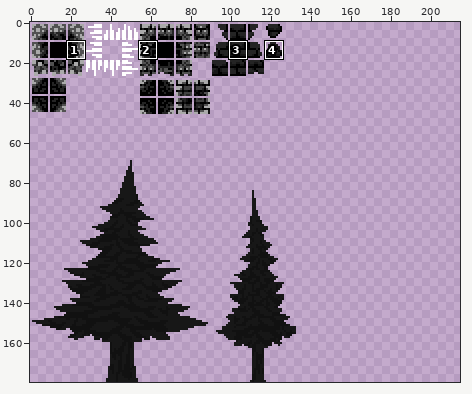
Two states of a sprite sheet, Assets/Sprites & Tiles/Sprites/Level1.png. Above: a wide view before the commit, with the close-up outlined.
Close-up. First the earlier version:
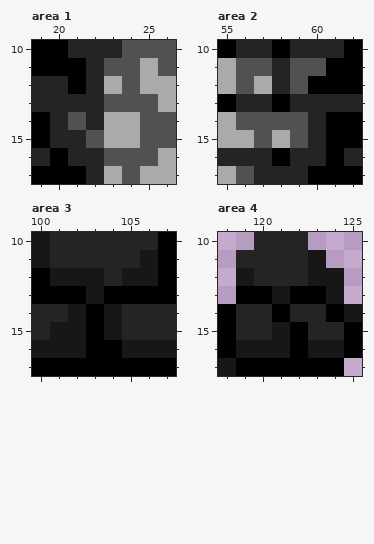
The file is 320x180 pixels. Colours within 5 levels of each other are drawn and written as one. Shown: area 1: x 19..26, y 10..17; area 2: x 55..62, y 10..17; area 3: x 100..107, y 10..17; area 4: x 118..125, y 10..17. The wide view leaves out empty margins. The commit also changed other parts of the picture, which this record leaves out.
And afterwards:
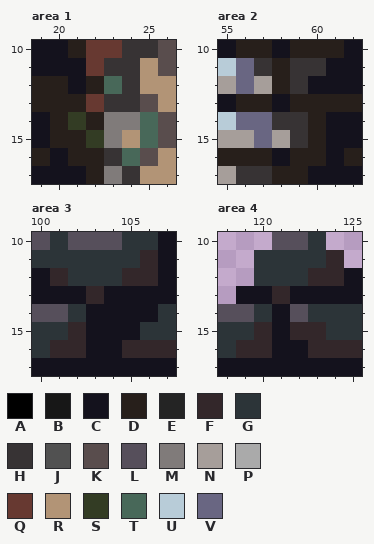
Palette (. is transparent): A #000000  B #171717  C #14121d  D #271f1b  E #242424  F #33272a  G #2c3438  H #373334  J #515151  K #594d4d  L #564f5b  M #807b7a  N #a69e9a  P #aaaaaa  Q #673931  R #b29476  S #333c24  T #486859  U #b8ccd8  V #696682
What changed:
Changed rows in their new state; - is an unchanged pixel.
Area 1:
first column x 19:
10 CCDQQHHK
11 CCCQHHRK
12 DDCDTHRR
13 DDDQHHKR
14 CDSDMMTK
15 CDDSMRTK
16 DCDDHTKR
17 CCCDMHRR
Area 2:
first column x 55:
10 CDDCDDDC
11 UVHDHHCC
12 NVNDHCCC
13 CDDCDDDD
14 UVVHHDCC
15 NNVNHDCC
16 DDDCDDCD
17 NHHDDCCC
Area 3:
first column x 100:
10 LGLLLGGC
11 GGGGGGFC
12 CFGGGFFC
13 CCCFCCCC
14 LLGCCCCG
15 GGFCCCGG
16 GFFCCFFF
17 CCCCCCCC
Area 4:
first column x 118:
10 --.LLG--
11 -.GGGGF-
12 -.GGGFFC
13 -CCFCCCC
14 LLGCLGGG
15 GGFCFFGG
16 GFFCCFFF
17 CCCCCCCC
Changed places in both close-ups, as pixel boxes (x1, y1, x2, y2):
changed: (32, 40, 176, 184)
changed: (218, 40, 362, 184)
changed: (32, 232, 176, 376)
changed: (218, 232, 362, 376)
